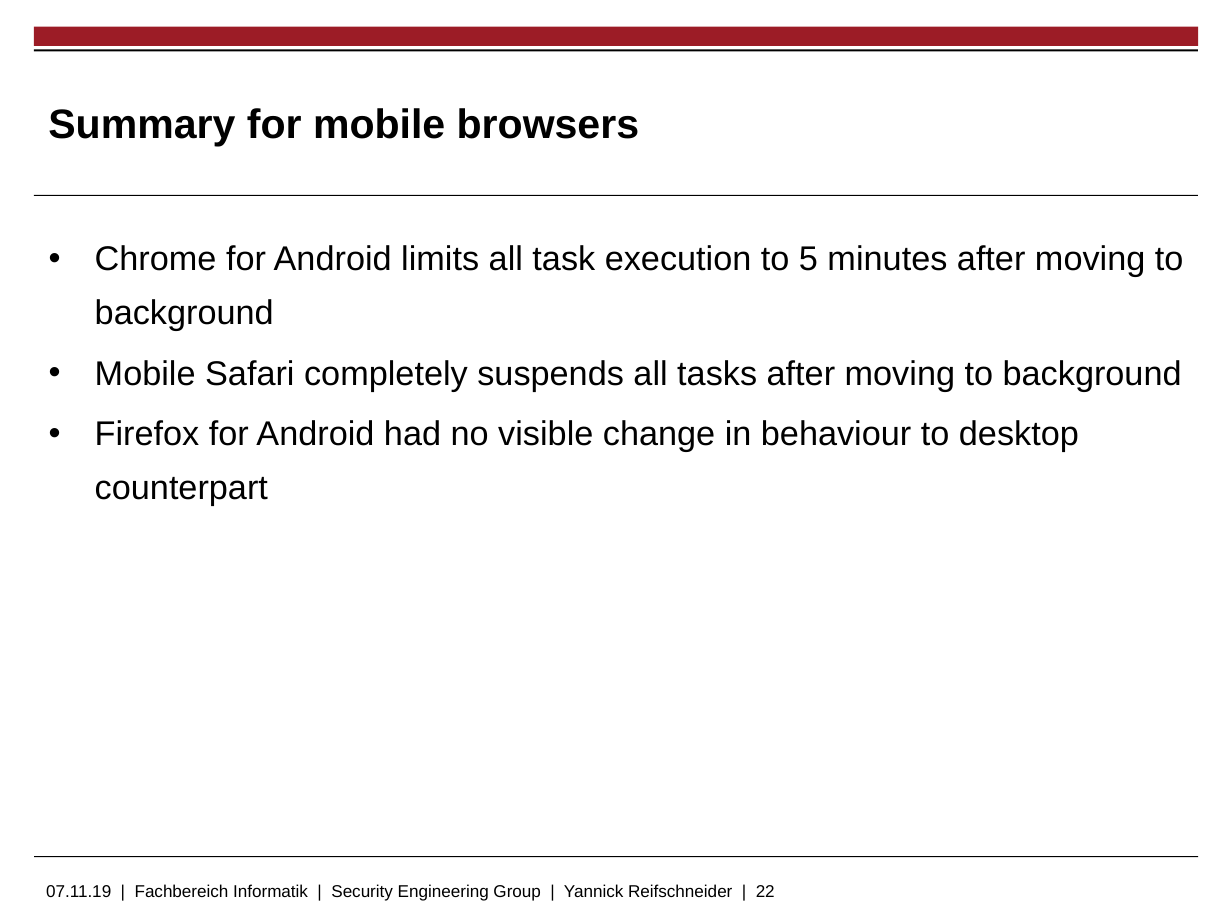
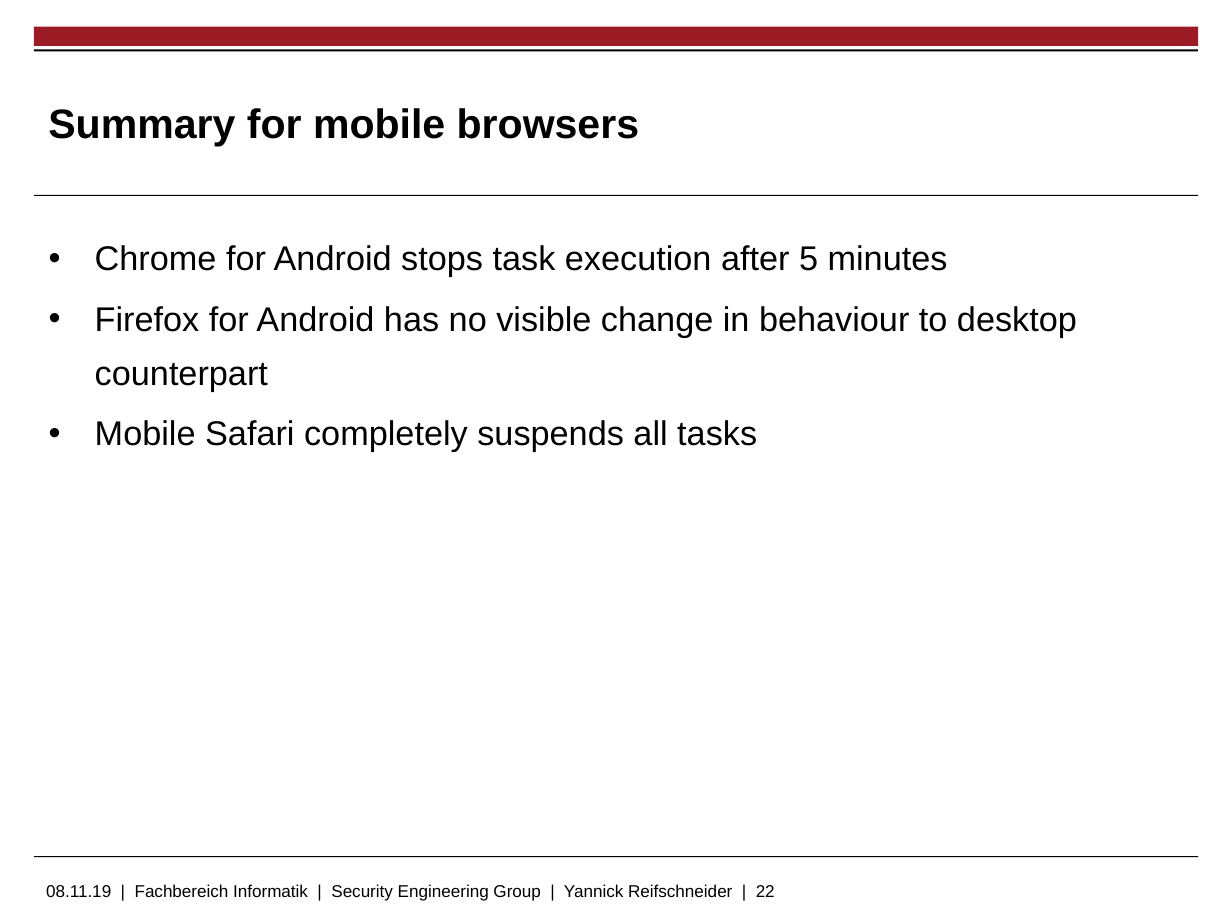
Before and after one commit to skidr0w/background-execution, a slide deck: slide 22 of thesis/slides.pptx. Drawn at 1232x924 pixels with LibreOffice and Linux fonts; fonts in the diff are those of the drawing; background and template pictures are left out. Boxes give left, top, right and bottom in pixels: in the first picture for what was removed or moved away, otherwise in the second. Text is boxed around its words. In the diff, an @@ line names an element or a change of style, - is before the commit and + after.

```diff
--- a/thesis/slides.pptx
+++ b/thesis/slides.pptx
@@ text at (x1=95, y1=245, x2=1077, y2=452): text changed @@
-• Chrome for Android limits all task execution to 5 minutes after moving to background
-• Mobile Safari completely suspends all tasks after moving to background
-• Firefox for Android had no visible change in behaviour to desktop counterpart
+• Chrome for Android stops task execution after 5 minutes
+• Firefox for Android has no visible change in behaviour to desktop counterpart
+• Mobile Safari completely suspends all tasks
@@ text at (x1=46, y1=884, x2=775, y2=901): text changed @@
-07.11.19 | Fachbereich Informatik | Security Engineering Group | Yannick Reifschneider | 22
+08.11.19 | Fachbereich Informatik | Security Engineering Group | Yannick Reifschneider | 22
```
Also in this commit, not shown: 17 other slides changed, 2 slides added, 3 slides removed.
